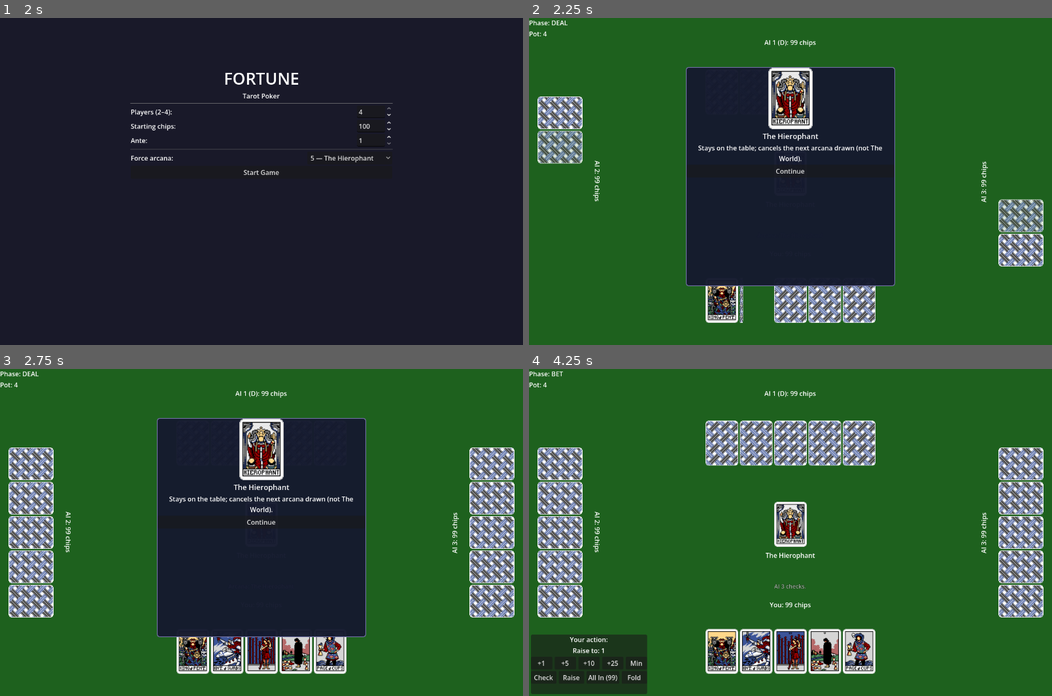
Above: before the commit, frames 1-4 (two rows, left to right).
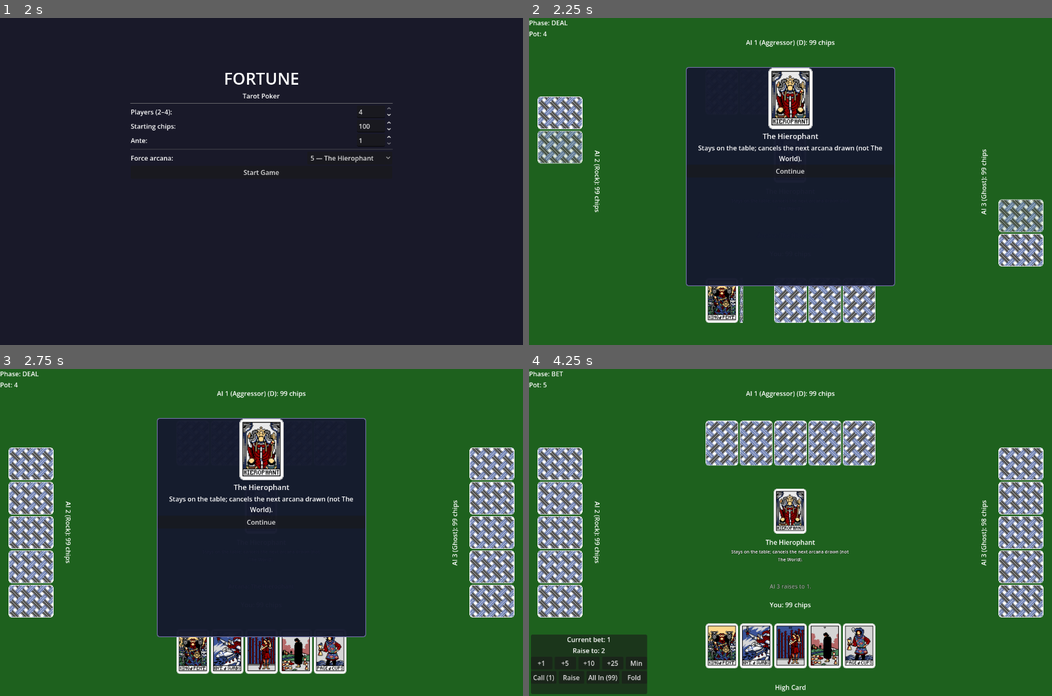
Above: after the commit, the same moments.

Repository: zenOfBass/Fortune
Game: Godot game, scene res://scenes/main_menu.tscn
Same seed, same stepped clock (60 frames per second), same inputs: the game is played once before the commit and once after it.
Inputs (mouse positions are in pixels of both pictures, inside the frame that each line leads up to):
- Up to frame 1 (2 s): click "Random (normal)" at 0.5 s; click "Random (normal)" at 1.25 s
- Up to frame 2 (2.25 s): click "Start Game" at 2 s
- Up to frame 3 (2.75 s): no input
- Up to frame 4 (4.25 s): click "Continue" at 2.75 s; tap Enter at 3.5 s; move the mouse to (722, 444) at 3.52 s; click (722, 444) at 3.67 s

Frame 1 is identical in both runs. In frame 2, 0.4% of the frame differs, in the area x 12-88%, y 6-61%; in frame 3, 0.4%; in frame 4, 5.5%, in the area x 0-88%, y 4-99%.

Commit message:
Add AI profiles and enhance AI betting logic; update game table UI

Diff:
--- a/scenes/game_table.tscn
+++ b/scenes/game_table.tscn
@@ -17,6 +17,11 @@
 outline_size = 3
 outline_color = Color(0, 0, 0, 0.75)
 
+[sub_resource type="LabelSettings" id="LabelSettings_desc"]
+font_size = 11
+outline_size = 2
+outline_color = Color(0, 0, 0, 0.75)
+
 [sub_resource type="StyleBoxFlat" id="StyleBoxFlat_panels"]
 bg_color = Color(0.08, 0.10, 0.18, 0.97)
 border_width_left = 2
@@ -125,6 +130,12 @@
 size_flags_horizontal = 3
 size_flags_vertical = 3
 
+[node name="HandRankLabel" type="Label" parent="PlayerArea"]
+text = ""
+horizontal_alignment = 1
+size_flags_horizontal = 3
+visible = false
+
 [node name="BetPanel" parent="." instance=ExtResource("3_bp")]
 anchor_right = 0.22
 anchor_top = 1.0
@@ -157,10 +168,10 @@
 size_flags_horizontal = 3
 
 [node name="CurrentArcana" type="VBoxContainer" parent="."]
-anchor_left = 0.40
-anchor_right = 0.60
-anchor_top = 0.40
-anchor_bottom = 0.68
+anchor_left = 0.38
+anchor_right = 0.62
+anchor_top = 0.36
+anchor_bottom = 0.80
 visible = false
 
 [node name="ArcanaThumb" type="TextureRect" parent="CurrentArcana"]
@@ -174,6 +185,14 @@
 text = ""
 horizontal_alignment = 1
 size_flags_horizontal = 3
+
+[node name="ArcanaDescLabel" type="Label" parent="CurrentArcana"]
+text = ""
+horizontal_alignment = 1
+size_flags_horizontal = 3
+autowrap_mode = 3
+label_settings = SubResource("LabelSettings_desc")
+visible = false
 
 [node name="LatestLogLabel" type="Label" parent="."]
 anchor_left = 0.22
--- a/scenes/table.gd
+++ b/scenes/table.gd
@@ -27,6 +27,7 @@
 
 @onready var player_chips_label: Label = $PlayerArea/ChipsLabel
 @onready var player_hand: HandDisplay = $PlayerArea/HandDisplay
+@onready var hand_rank_label: Label = $PlayerArea/HandRankLabel
 
 # ---- Game log ----------------------------------------------------------------
 
@@ -37,6 +38,7 @@
 @onready var current_arcana: Control = $CurrentArcana
 @onready var current_arcana_thumb: TextureRect = $CurrentArcana/ArcanaThumb
 @onready var current_arcana_name: Label = $CurrentArcana/ArcanaNameLabel
+@onready var current_arcana_desc: Label = $CurrentArcana/ArcanaDescLabel
 @onready var latest_log_label: Label = $LatestLogLabel
 
 # ---- Action panels -----------------------------------------------------------
@@ -208,6 +210,7 @@
 	draw_panel.visible = false
 	player_hand.set_selectable(false)
 	player_hand.clear_selection()
+	hand_rank_label.visible = (phase_name == "BET")
 	if not arcana_panel.is_interactive():
 		arcana_panel.visible = false
 	if phase_name == "ANTE":
@@ -218,6 +221,8 @@
 		current_arcana.visible = false
 		current_arcana_thumb.texture = null
 		current_arcana_name.text = ""
+		current_arcana_desc.text = ""
+		current_arcana_desc.visible = false
 
 func _on_cards_drawn(_player_idx: int, count: int) -> void:
 	_skip_flip = true
@@ -245,6 +250,10 @@
 				GameManager.round_state.inverted_values
 			)
 			player_hand.set_hand(hand, true, sort_order)
+			if not hand.is_empty():
+				var opts := GameManager.round_state.eval_options()
+				var score := HandEvaluator.score(hand, opts["king_beats_ace"], opts["inverted_values"], opts["fool_active"])
+				hand_rank_label.text = HandEvaluator.hand_type_name(score)
 		1: _set_ai_hand(ai1_hand, player_idx, hand)
 		2: _set_ai_hand(ai2_hand, player_idx, hand)
 		3: _set_ai_hand(ai3_hand, player_idx, hand)
@@ -273,6 +282,10 @@
 
 func _label_for(pidx: int, chips: int) -> String:
 	var dealer := " (D)" if pidx == GameManager.dealer_idx else ""
+	if pidx != GameManager.HUMAN_IDX:
+		var profile: AIProfile = GameManager.players[pidx].profile
+		if profile:
+			return "AI %d (%s)%s: %d chips" % [pidx, profile.persona_name, dealer, chips]
 	return "%s%s: %d chips" % [GameManager._pname(pidx), dealer, chips]
 
 func _set_player_label(pidx: int, chips: int) -> void:
@@ -318,6 +331,8 @@
 	var tex_path := MajorArcana.texture_path(arcana_id)
 	current_arcana_thumb.texture = load(tex_path) if ResourceLoader.exists(tex_path) else null
 	current_arcana_name.text = MajorArcana.arcana_name(arcana_id)
+	current_arcana_desc.text = MajorArcana.get_desc(arcana_id)
+	current_arcana_desc.visible = true
 	current_arcana.visible = true
 
 func _on_arcana_cancelled(cancelled_id: int) -> void:
--- a/scripts/ai_player.gd
+++ b/scripts/ai_player.gd
@@ -4,6 +4,7 @@
 static func bet(pidx: int, current_bet: int, can_check: bool,
 		already_contributed: int = 0, times_raised: int = 0, raises_so_far: int = 0) -> Array:
 	var gm := GameManager
+	var profile: AIProfile = gm.players[pidx].profile
 	var hand_score: int = HandEvaluator.score(
 		gm.players[pidx].hand,
 		gm.round_state.king_beats_ace,
@@ -12,15 +13,16 @@
 	)
 	var hand_type: float = hand_score / 1048576.0
 
-	var noise_mag: float = clamp(1.4 - (hand_type - 1.0) * 0.13, 0.2, 1.4)
+	var noise_base: float = clamp(1.4 - (hand_type - 1.0) * 0.13, 0.2, 1.4)
+	var noise_mag: float = noise_base * profile.noise_multiplier
 	var effective: float = clamp(hand_type + randf_range(-noise_mag, noise_mag), 0.0, 11.0)
 
-	var raise_threshold := 3.5
-	var fold_threshold  := 1.5
+	var raise_threshold := profile.raise_threshold
+	var fold_threshold  := profile.fold_threshold
 
 	if gm.active_players.size() == 2:
-		raise_threshold = 2.5
-		fold_threshold  = 0.5
+		raise_threshold -= 1.0
+		fold_threshold  -= 1.0
 		var total_chips: int = gm.players.reduce(func(s, p): return s + p.chips, 0)
 		if total_chips > 0 and float(gm.players[pidx].chips) / total_chips > 0.6:
 			raise_threshold -= 0.3
@@ -28,7 +30,7 @@
 	if hand_type >= 6.0:
 		effective = max(effective, raise_threshold + 0.1)
 
-	if not can_check and hand_type < 3.0 and randf() < 0.09:
+	if not can_check and hand_type < 3.0 and randf() < profile.bluff_chance:
 		effective = raise_threshold + 0.1
 
 	if gm.round_state.hanged_man_active and hand_type < 4.0 and effective >= fold_threshold:
@@ -36,7 +38,7 @@
 		var all_in_level := gm.players[pidx].chips + already_contributed
 		return ["raise", all_in_level]
 
-	var at_raise_cap := (times_raised >= 2 and hand_type < 6.0) or \
+	var at_raise_cap := (times_raised >= profile.raise_cap and hand_type < 6.0) or \
 						(raises_so_far >= 6 and hand_type < 8.0)
 
 	if effective >= raise_threshold and not at_raise_cap:
--- /dev/null
+++ b/scripts/ai_profile.gd
@@ -0,0 +1,39 @@
+class_name AIProfile
+extends RefCounted
+
+var persona_name:      String
+var raise_threshold:   float
+var fold_threshold:    float
+var bluff_chance:      float
+var noise_multiplier:  float
+var raise_cap:         int
+
+static func aggressor() -> AIProfile:
+	var p := AIProfile.new()
+	p.persona_name     = "Aggressor"
+	p.raise_threshold  = 2.8
+	p.fold_threshold   = 0.8
+	p.bluff_chance     = 0.18
+	p.noise_multiplier = 0.8
+	p.raise_cap        = 3
+	return p
+
+static func rock() -> AIProfile:
+	var p := AIProfile.new()
+	p.persona_name     = "Rock"
+	p.raise_threshold  = 4.5
+	p.fold_threshold   = 2.5
+	p.bluff_chance     = 0.0
+	p.noise_multiplier = 0.6
+	p.raise_cap        = 1
+	return p
+
+static func ghost() -> AIProfile:
+	var p := AIProfile.new()
+	p.persona_name     = "Ghost"
+	p.raise_threshold  = 3.5
+	p.fold_threshold   = 1.5
+	p.bluff_chance     = 0.12
+	p.noise_multiplier = 1.6
+	p.raise_cap        = 2
+	return p
--- a/scripts/game_manager.gd
+++ b/scripts/game_manager.gd
@@ -62,8 +62,12 @@
 	debug_arcana_id = arcana_id
 	last_round = false
 	players.clear()
+	var ai_profiles := [AIProfile.aggressor(), AIProfile.rock(), AIProfile.ghost()]
 	for i in num_players:
-		players.append(Player.new(starting_chips))
+		var p := Player.new(starting_chips)
+		if i > 0:
+			p.profile = ai_profiles[i - 1]
+		players.append(p)
 	ante_amount = ante
 	round_num = 0
 	deck = Deck.new()
--- a/scripts/player.gd
+++ b/scripts/player.gd
@@ -5,6 +5,7 @@
 var chips: int = 0
 var folded: bool = false
 var has_page: bool = false  # tracks Page card for the win bonus rule
+var profile: AIProfile = null  # null for the human player
 
 func _init(starting_chips: int) -> void:
 	chips = starting_chips
